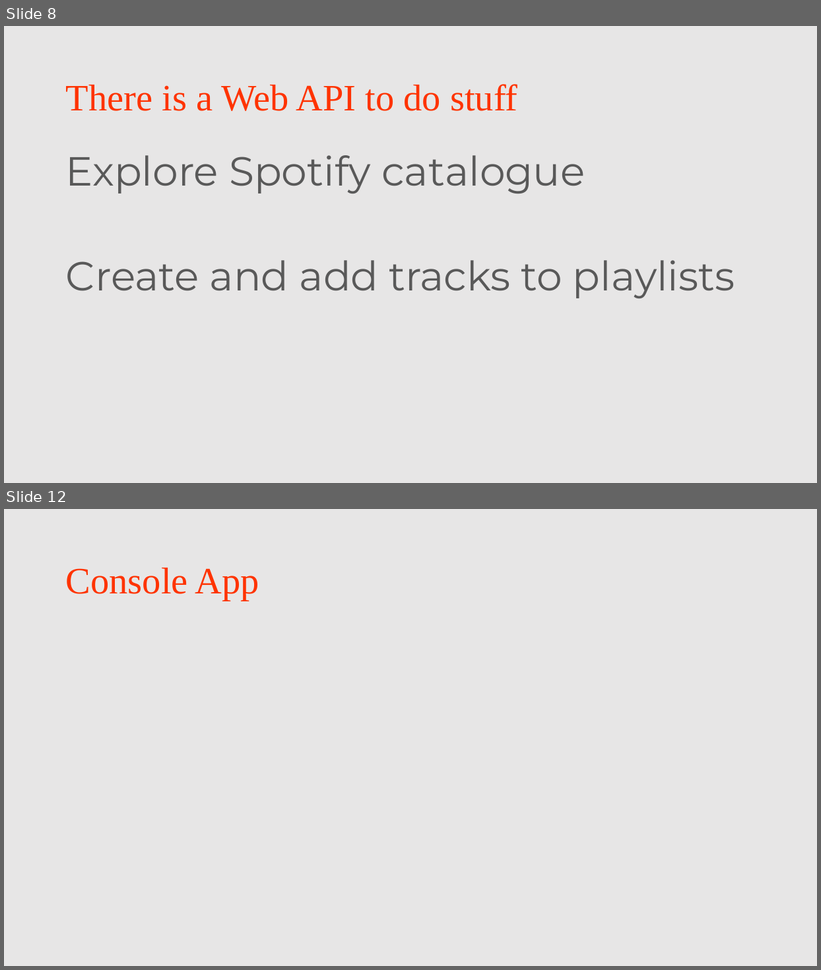
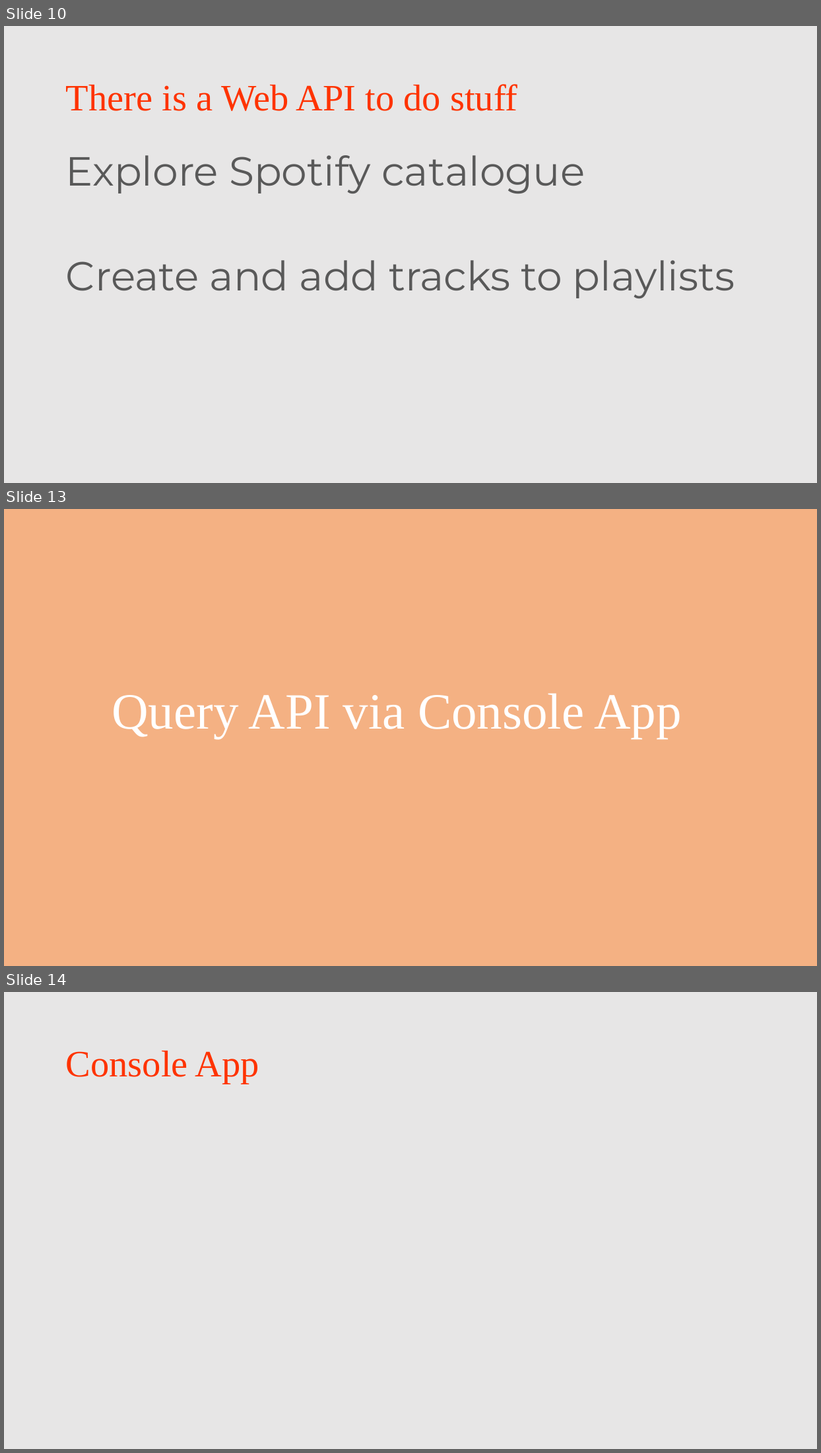
Before and after one commit to djhmateer/davesmusic, a slide deck: Documents/DavesTopMusic.pptx. Shown one above the other, each under a label of ours: slides 8 and 12 before the commit, slides 10, 13 and 14 after it; the slides between them are not shown. The pictures are 821x970 and 821x1453 pixels, drawn with LibreOffice and Linux fonts; fonts in the diff are those of the drawing; background and template pictures are left out. Boxes give left, top, right and bottom in pixels: in the first picture for what was removed or moved away, otherwise in the second. Text is boxed around its words. In the diff, an @@ line names an element or a change of style, - is before the commit and + after.

```diff
--- a/Documents/DavesTopMusic.pptx
+++ b/Documents/DavesTopMusic.pptx
@@ slide 13 added at box(4, 509, 817, 966), background #F4B183 @@
@@ title added at box(112, 693, 682, 739), 60 pt, text #FFFFFF @@
+Query API via Console App
@@ what was slide 8 is now slide 10 @@
@@ what was slide 12 is now slide 14 @@
```
Also in this commit, not shown: 2 slides changed, 19 other slides added, 1 other file.
